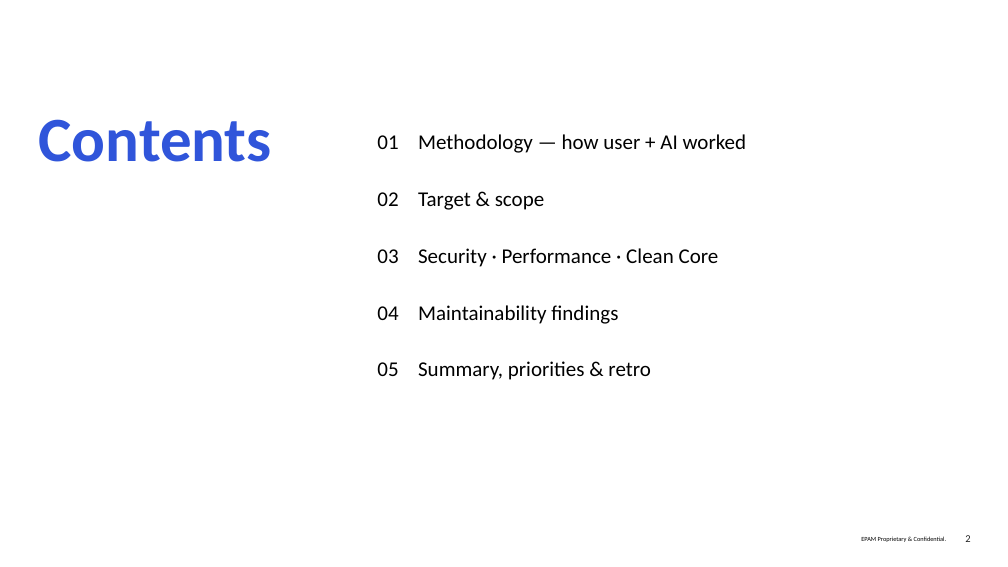
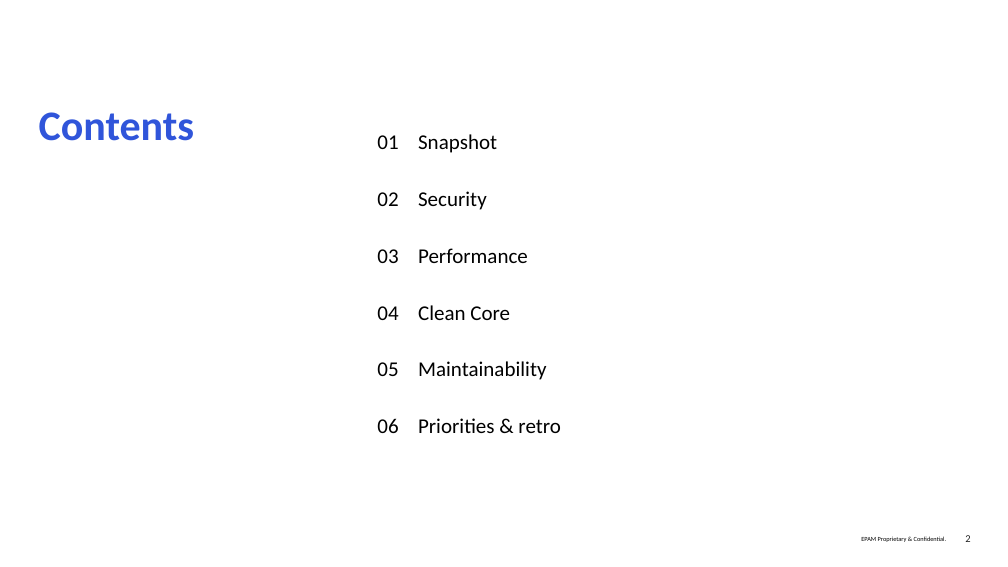
Before and after one commit to fr0ster/cloud-llm-hub, a slide deck: slide 2 of docs/tutorials/code-review/examples/ZDMS_UPLOAD_FILES/report.simple-deck.pptx. Drawn at 1008x567 pixels with LibreOffice and Linux fonts; fonts in the diff are those of the drawing; background and template pictures are left out. Boxes give left, top, right and bottom in pixels: in the first picture for what was removed or moved away, otherwise in the second. Text is boxed around its words. In the diff, an @@ line names an element or a change of style, - is before the commit and + after.

```diff
--- a/docs/tutorials/code-review/examples/ZDMS_UPLOAD_FILES/report.simple-deck.pptx
+++ b/docs/tutorials/code-review/examples/ZDMS_UPLOAD_FILES/report.simple-deck.pptx
@@ title "Contents" at bbox=[39, 112, 194, 141]: size 60 to 40 pt, text colour gradient #418DFF to #3055DA to #8353D2 to #3055DA @@
@@ text at bbox=[418, 134, 497, 153]: text changed @@
-Methodology — how user + AI worked
+Snapshot
@@ text at bbox=[418, 191, 487, 210]: text changed @@
-Target & scope
+Security
@@ text added at bbox=[418, 248, 528, 263], 20 pt, text #000000 @@
+Performance
@@ text at bbox=[418, 305, 510, 320]: text changed @@
-Security · Performance · Clean Core
+Clean Core
@@ text at bbox=[418, 361, 546, 380]: text changed @@
-Maintainability findings
+Maintainability
@@ text added at bbox=[377, 418, 398, 433], 20 pt, text #000000 @@
+06
@@ text at bbox=[418, 418, 561, 433]: text changed @@
-Summary, priorities & retro
+Priorities & retro
```
Also in this commit, not shown: 1 other slide changed, 6 slides added, 32 slides removed, 8 other files.
